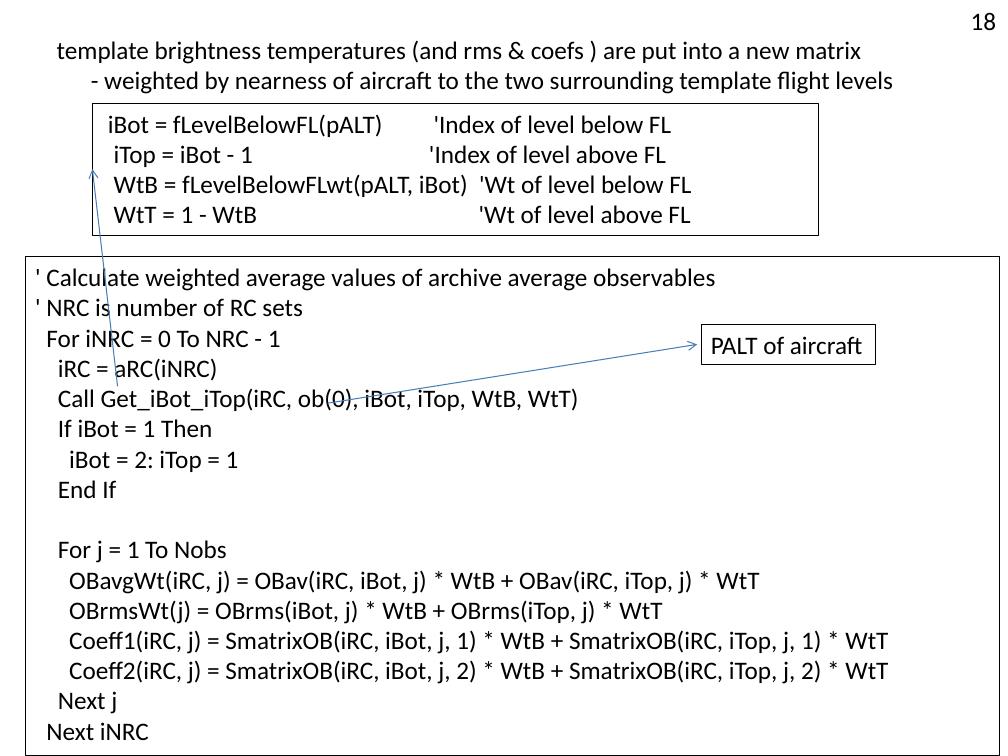
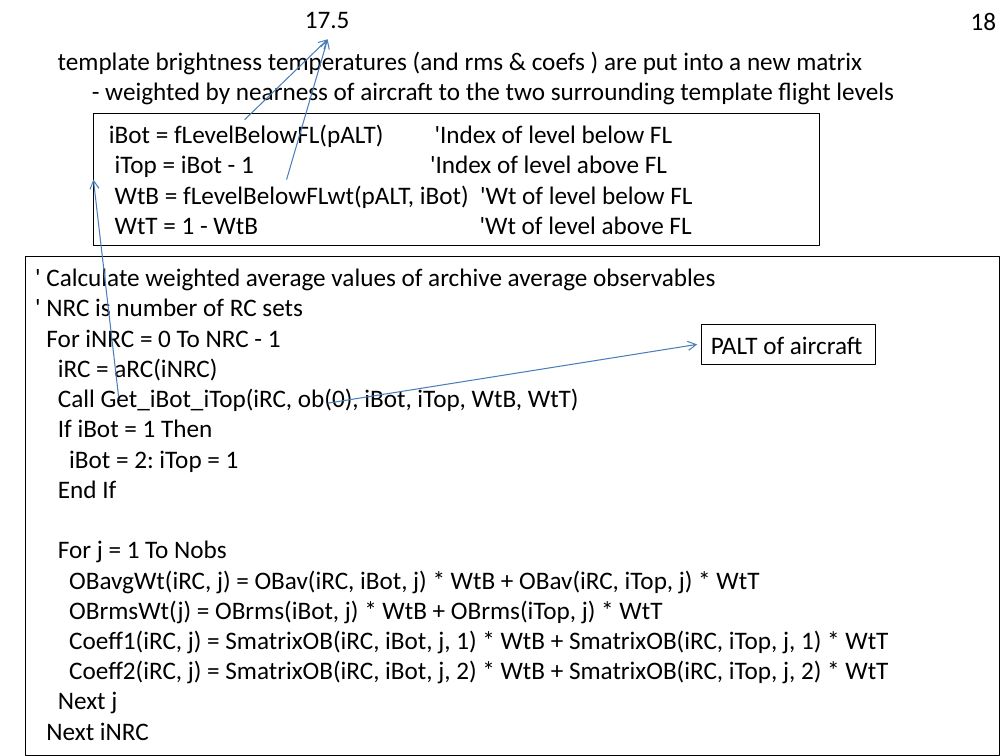
Before and after one commit to NCAR/nimbus, a slide deck: slide 14 of instruments/mtp/doc/MTP-DFD.pptx (slide 13 before the commit). Drawn at 1008x756 pixels with LibreOffice and Linux fonts; fonts in the diff are those of the drawing. Boxes give left, top, right and bottom in pixels: in the first picture for what was removed or moved away, otherwise in the second. Text is boxed around its words. In the diff, an @@ line names an element or a change of style, - is before the commit and + after.

Commit message:
Add some details about weighted averaging of retrieval coefficient file flight levels.

```diff
--- a/instruments/mtp/doc/MTP-DFD.pptx
+++ b/instruments/mtp/doc/MTP-DFD.pptx
@@ text added at (x1=305, y1=11, x2=350, y2=28), 18 pt, text #000000 @@
+17.5
@@ arrow added from (245, 120) to (328, 39), #4B7EBC 0.75 pt @@
@@ arrow added from (286, 179) to (328, 39), #4B7EBC 0.75 pt @@
@@ 1 text, 1 rectangle, 1 arrow moved together from (x1=57, y1=40, x2=892, y2=386) to (x1=58, y1=49, x2=893, y2=397) @@
```
Also in this commit, not shown: 1 slide added.
